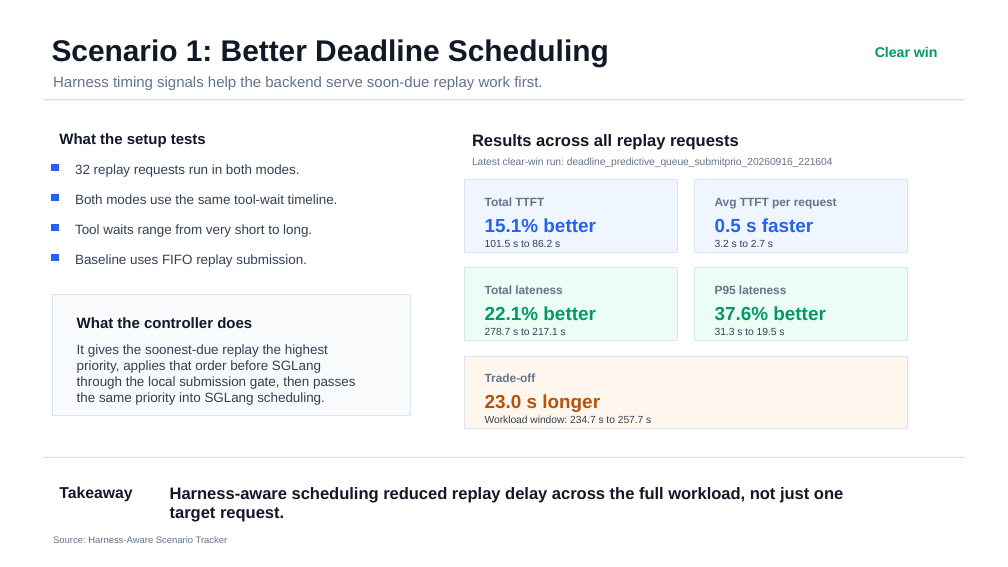
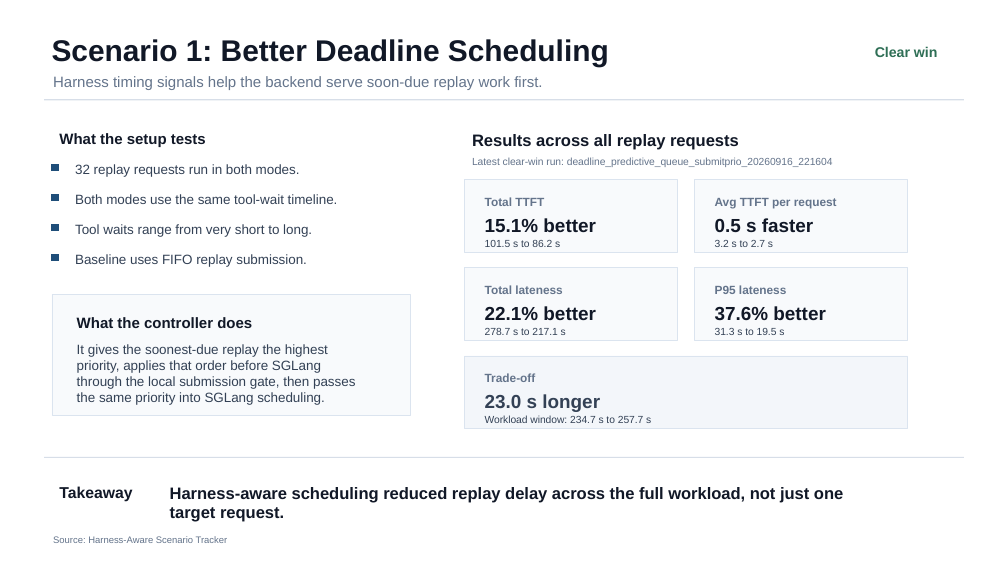
Before and after one commit to the308official-afk/agentic-hardware, a slide deck: slide 1 of presentation/scenario_1_better_deadline_scheduling.pptx. Drawn at 1008x567 pixels with LibreOffice and Linux fonts; fonts in the diff are those of the drawing. Boxes give left, top, right and bottom in pixels: in the first picture for what was removed or moved away, otherwise in the second. Text is boxed around its words. In the diff, an @@ line names an element or a change of style, - is before the commit and + after.

Commit message:
Tone down scenario 1 slide colors

```diff
--- a/presentation/scenario_1_better_deadline_scheduling.pptx
+++ b/presentation/scenario_1_better_deadline_scheduling.pptx
@@ text "Clear win" at (x1=875, y1=46, x2=938, y2=57): text colour #059669 to #2F6F56 @@
@@ rectangle at (x1=465, y1=180, x2=678, y2=253): fill #EFF6FF to #F8FAFC @@
@@ text "15.1% better" at (x1=485, y1=218, x2=595, y2=232): text colour #2563EB to #111827 @@
@@ rectangle at (x1=695, y1=180, x2=907, y2=253): fill #EFF6FF to #F8FAFC @@
@@ text "0.5 s faster" at (x1=715, y1=218, x2=813, y2=232): text colour #2563EB to #111827 @@
@@ fill #2563EB to #1F4E79; outline #2563EB 0 pt to #1F4E79 0 pt in 4 elements at (x1=52, y1=165, x2=58, y2=171), (x1=52, y1=194, x2=58, y2=200), (x1=52, y1=225, x2=58, y2=231), (x1=52, y1=254, x2=58, y2=260) @@
@@ rectangle at (x1=465, y1=268, x2=678, y2=340): fill #ECFDF5 to #F8FAFC @@
@@ rectangle at (x1=695, y1=268, x2=907, y2=340): fill #ECFDF5 to #F8FAFC @@
@@ text "22.1% better" at (x1=485, y1=306, x2=595, y2=320): text colour #059669 to #111827 @@
@@ text "37.6% better" at (x1=715, y1=306, x2=825, y2=321): text colour #059669 to #111827 @@
@@ rectangle at (x1=465, y1=356, x2=907, y2=429): fill #FFF7ED to #F3F6FA @@
@@ text "23.0 s longer" at (x1=485, y1=394, x2=600, y2=412): text colour #B45309 to #334155 @@
```
